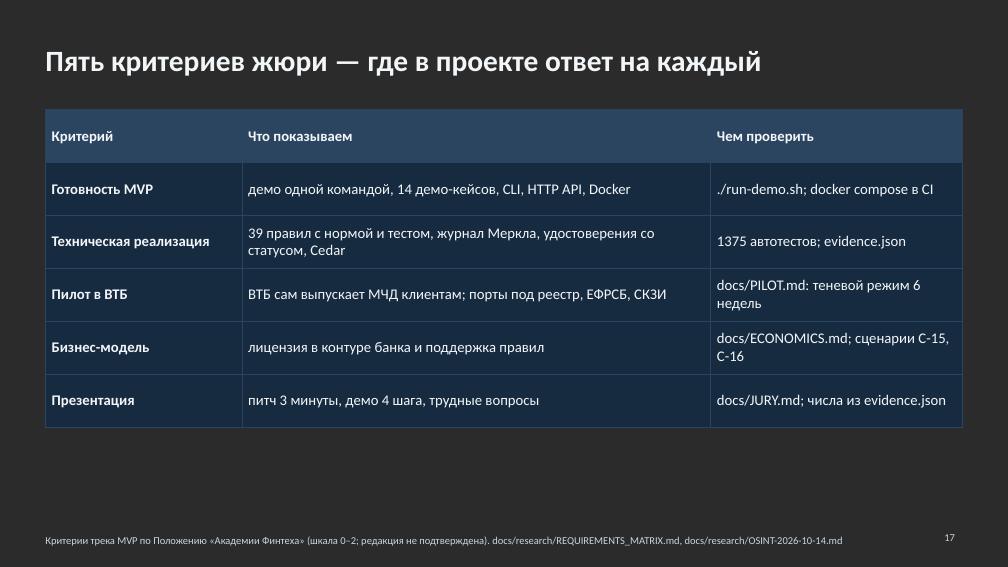
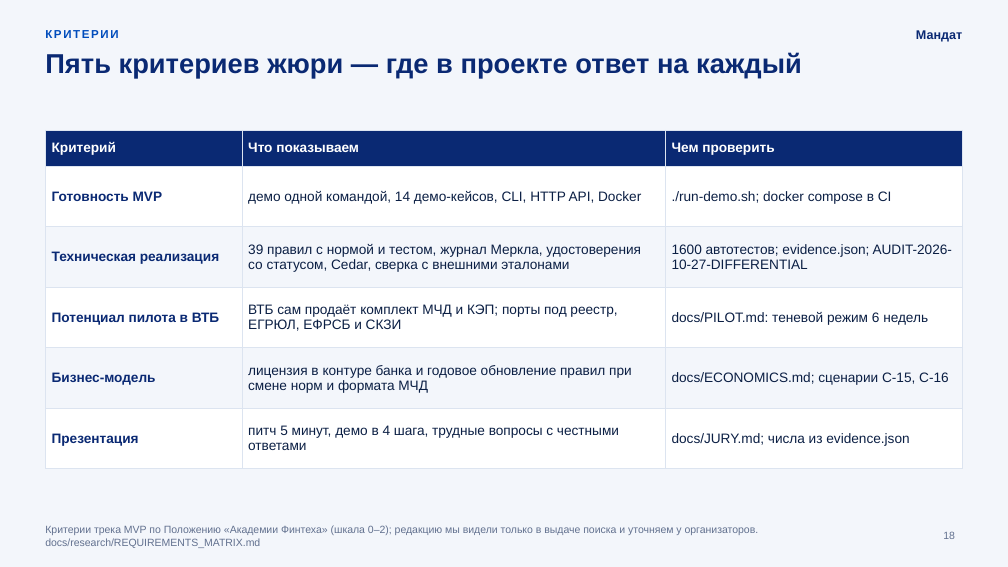
Before and after one commit to KonkovDV/Mandat, a slide deck: slide 18 of submission/slides/Mandat_VTB.pptx (slide 17 before the commit). Drawn at 1008x567 pixels with LibreOffice and Linux fonts; fonts in the diff are those of the drawing; background and template pictures are left out; a plain dark background stands for a picture behind light text. Boxes give left, top, right and bottom in pixels: in the first picture for what was removed or moved away, otherwise in the second. Text is boxed around its words. In the diff, an @@ line names an element or a change of style, - is before the commit and + after.

Commit message:
docs: rebuild the deck in the VTB palette with October 2026 data
- Slides use the VTB palette (navy 0A2973, cobalt 004CBC, sky 00AAFF) and
  Golos Text (ParaType, OFL); VTB Group UI is licensed to VTB Group only.
- graphics.js draws the background, project mark, authority graph and
  Lucide icons; SVG sources go to assets/svg for import into Figma.
- Numbers come from evidence.json of 27.10.2026: 1600 tests, median 2.4 ms,
  8814 fuzz mutations.
- New market and legal facts are recorded in CLAIMS_REGISTRY.md as
  M-15..M-19: Bank of Russia Q2 2026, Federal Law 210-FZ, the EOS case,
  the AMLA final draft RTS and the VTB POA + QES bundle.
- New slides: world practice and open standards; seven reviewer roles
  with their main objection and the answer.

```diff
--- a/submission/slides/Mandat_VTB.pptx
+++ b/submission/slides/Mandat_VTB.pptx
@@ background picture (left out) to #F3F6FB @@
@@ title "Пять критериев жюри — где ..." at (x1=45, y1=52, x2=802, y2=78): size 28 to 26 pt, font Calibri to Arial, text colour #F3F6F9 to #0A2973; line spacing 1 to 0.95; vertical alignment middle to top @@
@@ text added at (x1=45, y1=30, x2=118, y2=38), 11 pt, text #004CBC, bold @@
+КРИТЕРИИ
@@ text added at (x1=916, y1=30, x2=962, y2=42), 12 pt, text #0A2973, bold @@
+Мандат
@@ table at (x1=45, y1=130, x2=963, y2=454) @@
-row 3, column 2: 39 правил с нормой и тестом, журнал Меркла, удостоверения со статусом, Cedar
+row 3, column 2: 39 правил с нормой и тестом, журнал Меркла, удостоверения со статусом, Cedar, сверка с внешними эталонами
-row 3, column 3: 1375 автотестов; evidence.json
+row 3, column 3: 1600 автотестов; evidence.json; AUDIT-2026-10-27-DIFFERENTIAL
-row 4, column 1: Пилот в ВТБ
+row 4, column 1: Потенциал пилота в ВТБ
-row 4, column 2: ВТБ сам выпускает МЧД клиентам; порты под реестр, ЕФРСБ, СКЗИ
+row 4, column 2: ВТБ сам продаёт комплект МЧД и КЭП; порты под реестр, ЕГРЮЛ, ЕФРСБ и СКЗИ
-row 5, column 2: лицензия в контуре банка и поддержка правил
+row 5, column 2: лицензия в контуре банка и годовое обновление правил при смене норм и формата МЧД
-row 6, column 2: питч 3 минуты, демо 4 шага, трудные вопросы
+row 6, column 2: питч 5 минут, демо в 4 шага, трудные вопросы с честными ответами
@@ fill #2B4561 to #0A2973 in row 1 @@
@@ fill #172B40 to #FFFFFF in 9 cells @@
@@ fill #172B40 to #F3F6FB in 6 cells @@
@@ size 14 to 13 pt, font Calibri to Arial in "Критерий", "Что показываем", "Чем проверить", "Готовность MVP" and 8 more places @@
@@ text colour #F3F6F9 to #FFFFFF in "Критерий", "Что показываем", "Чем проверить" @@
@@ text colour #F3F6F9 to #0A2973 in "Готовность MVP", "Техническая реализация", "Бизнес-модель", "Презентация" @@
@@ text colour #F3F6F9 to #0B1F44 in "демо одной командой, 14 демо-кейсов, CLI, HTTP ...", "./run-demo.sh; docker compose в CI", "docs/PILOT.md: теневой режим 6 недель", "docs/ECONOMICS.md; сценарии C-15, C-16" and 1 more places @@
@@ borders changed @@
@@ table resized from (x1=45, y1=110, x2=963, y2=412) to (x1=45, y1=130, x2=963, y2=454) @@
@@ text at (x1=45, y1=525, x2=759, y2=548): text changed; font Calibri to Arial; text colour #C9D5E0 to #62718F @@
-Критерии трека MVP по Положению «Академии Финтеха» (шкала 0–2; редакция не подтверждена). docs/research/REQUIREMENTS_MATRIX.md, docs/research/OSINT-2026-10-14.md
+Критерии трека MVP по Положению «Академии Финтеха» (шкала 0–2); редакцию мы видели только в выдаче поиска и уточняем у организаторов. docs/research/REQUIREMENTS_MATRIX.md
@@ page number added at (x1=943, y1=531, x2=955, y2=539), 10 pt, text #62718F @@
+18
@@ page number removed at (x1=944, y1=534, x2=955, y2=541) @@
-17
```
Also in this commit, not shown: 26 other slides changed, 3 slides added, 1 slide removed, 26 other files.
